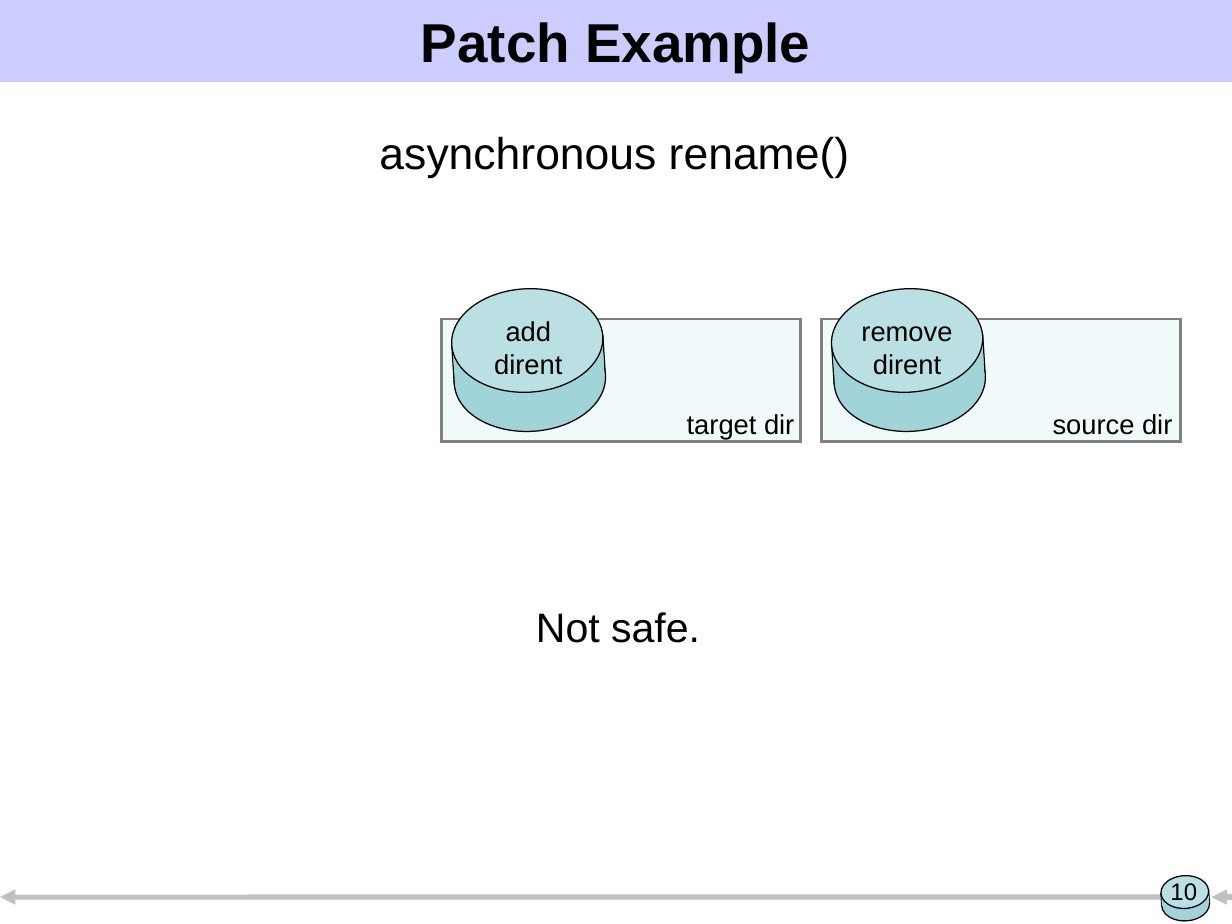
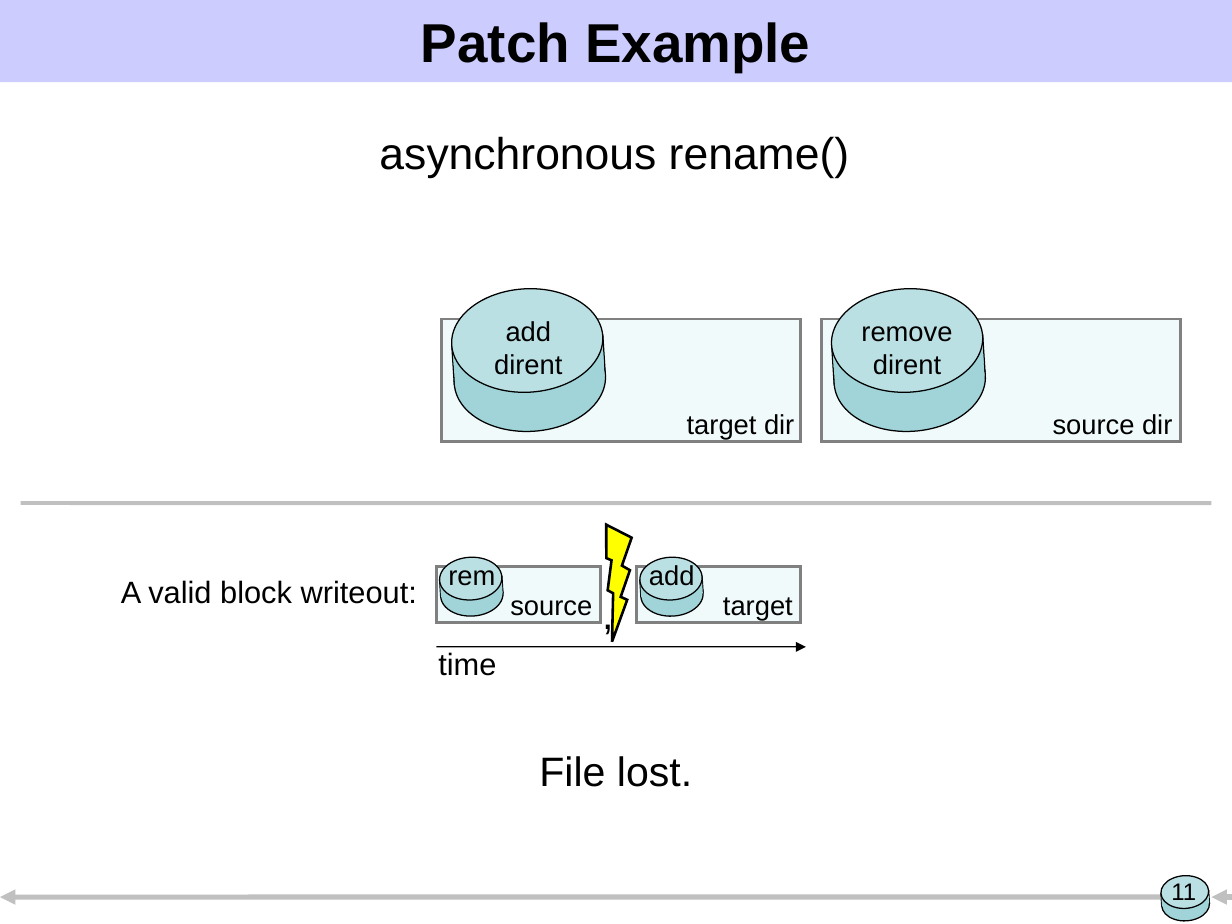
Before and after one commit to ucla-readable/fstitch-doc, a slide deck: slide 11 of sosp/pres.ppt (slide 10 before the commit). Drawn at 1232x924 pixels with LibreOffice and Linux fonts; fonts in the diff are those of the drawing. Boxes give left, top, right and bottom in pixels: in the first picture for what was removed or moved away, otherwise in the second. Text is boxed around its words. In the diff, an @@ line names an element or a change of style, - is before the commit and + after.

Commit message:
Assorted improvements.
Work towards improved patch figures, add a timeline to the async rename example,
work towards compressing patch merging into a single slide, and drop the
ready patch list optimization.

```diff
--- a/sosp/pres.ppt
+++ b/sosp/pres.ppt
@@ line added from (21, 503) to (1211, 503), #C0C0C0 2.24 pt @@
@@ lightning bolt added at [576, 518, 661, 642], fill #FFFF00, outline #000000 1.5 pt @@
@@ text added at [121, 580, 417, 604], 18 pt, text #000000 @@
+A valid block writeout:
@@ text removed at [536, 612, 700, 643] @@
-Not safe.
@@ group added at [436, 555, 806, 676]: 6 rectangles, 6 texts, 4 ellipses, 1 arrow @@
+target
+source
+add
+rem
+,
+time
@@ text added at [539, 756, 692, 787], 24 pt, text #000000 @@
+File lost.
@@ page number at [1171, 883, 1196, 906]: text changed @@
-10
+11
```
Also in this commit, not shown: 8 other slides changed, 1 slide added, 5 slides removed.
